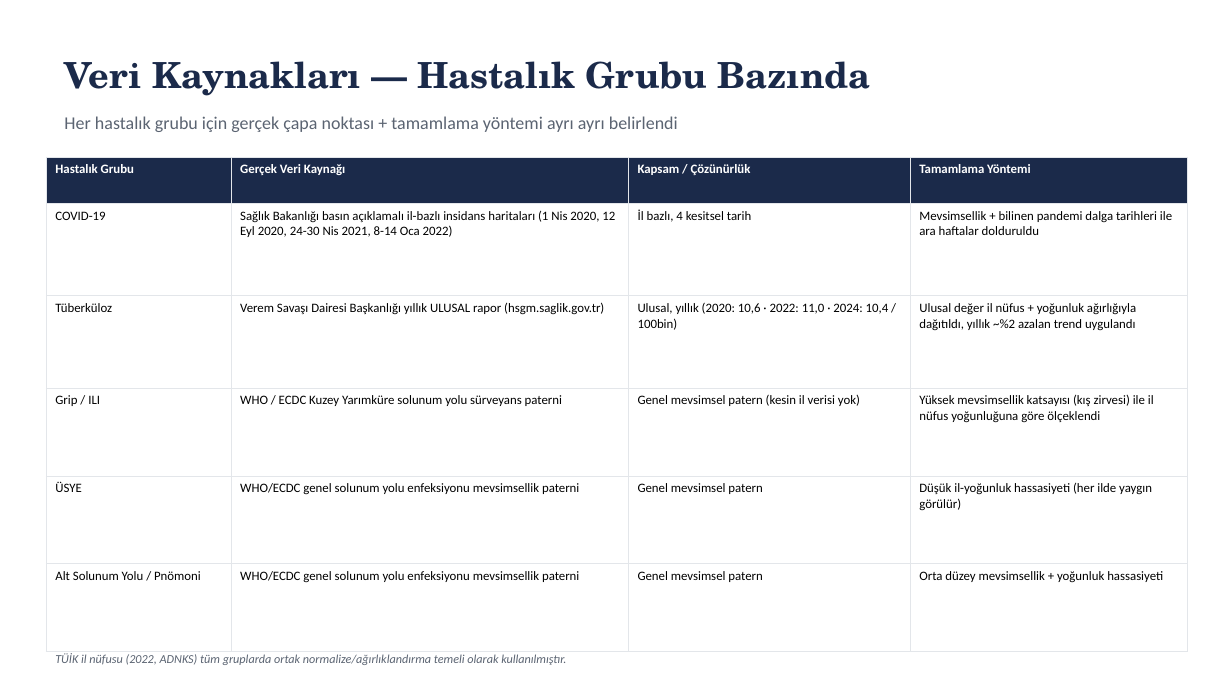
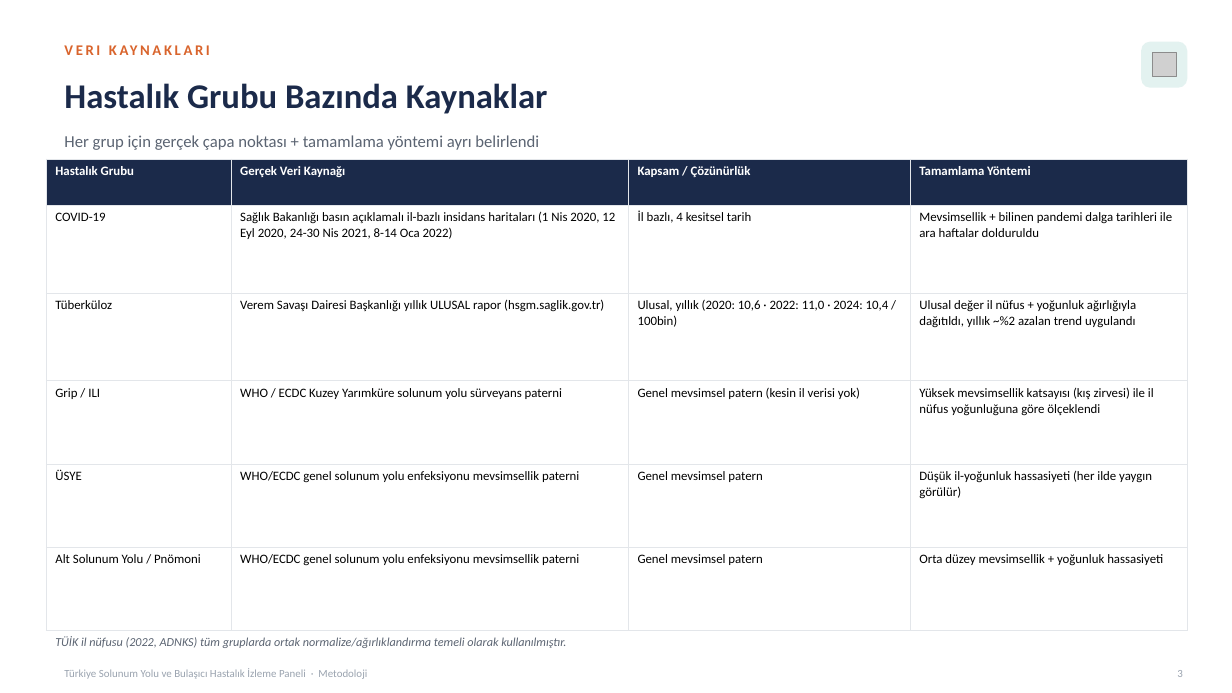
Before and after one commit to ozansarisoy/BreathCast-Turkiye, a slide deck: slide 3 of reports/turkiye_solunum_metodoloji.pptx (slide 2 before the commit). Drawn at 1232x693 pixels with LibreOffice and Linux fonts; fonts in the diff are those of the drawing; grey boxes stand for pictures. Boxes give left, top, right and bottom in pixels: in the first picture for what was removed or moved away, otherwise in the second. Text is boxed around its words. In the diff, an @@ line names an element or a change of style, - is before the commit and + after.

```diff
--- a/reports/turkiye_solunum_metodoloji.pptx
+++ b/reports/turkiye_solunum_metodoloji.pptx
@@ rounded rectangle added at [1141,42,1188,88], fill #E3F2F0 @@
@@ picture added at [1153,53,1177,77] @@
@@ text at [64,83,548,114]: text changed; size 28 to 27 pt; font TeX Gyre Schola to Calibri @@
-Veri Kaynakları — Hastalık Grubu Bazında
+Hastalık Grubu Bazında Kaynaklar
@@ text at [64,135,539,150]: text changed; size 14 to 13 pt @@
-Her hastalık grubu için gerçek çapa noktası + tamamlama yöntemi ayrı ayrı belirlendi
+Her grup için gerçek çapa noktası + tamamlama yöntemi ayrı belirlendi
@@ table at [46,159,1188,616] @@
@@ fill none to #FFFFFF in 20 cells @@
@@ text added at [280,166,301,175], 11.5 pt, text #D9642C, bold @@
+VERI KAYNAKLARI
@@ text "TÜİK il nüfusu (2022, ADNKS) ...": place and size @@
-text "TÜİK il nüfusu (2022, ADNKS) ..." at [55,653,566,665]
+text "TÜİK il nüfusu (2022, ADNKS) ..." at [55,636,566,648]
@@ text added at [64,669,367,679], 8.5 pt, text #9AA3AF @@
+Türkiye Solunum Yolu ve Bulaşıcı Hastalık İzleme Paneli · Metodoloji
@@ text added at [1177,670,1183,677], 8.5 pt, text #9AA3AF @@
+3
```
Also in this commit, not shown: 7 other slides changed, 2 slides added, 9 other files.
